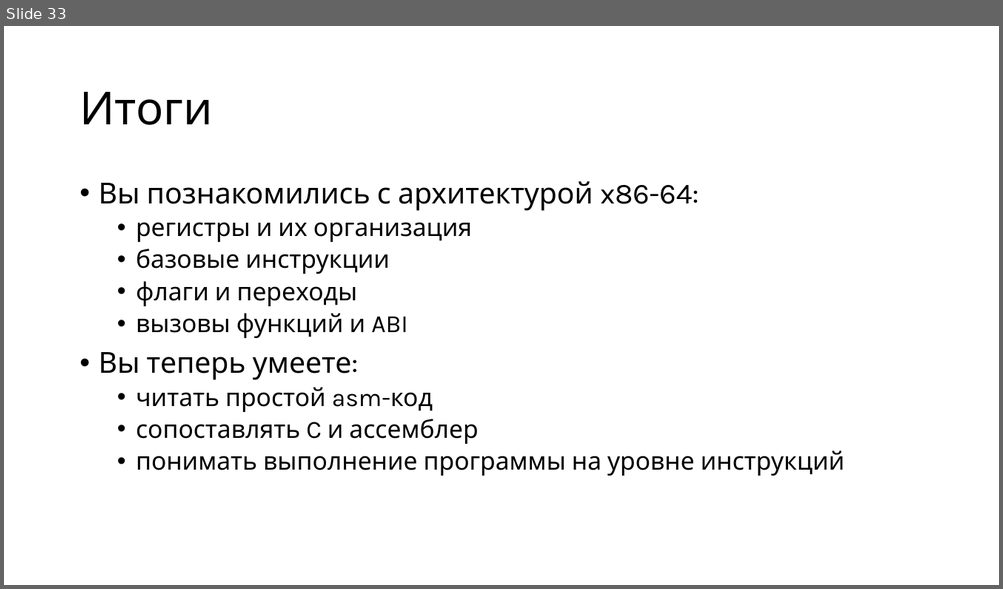
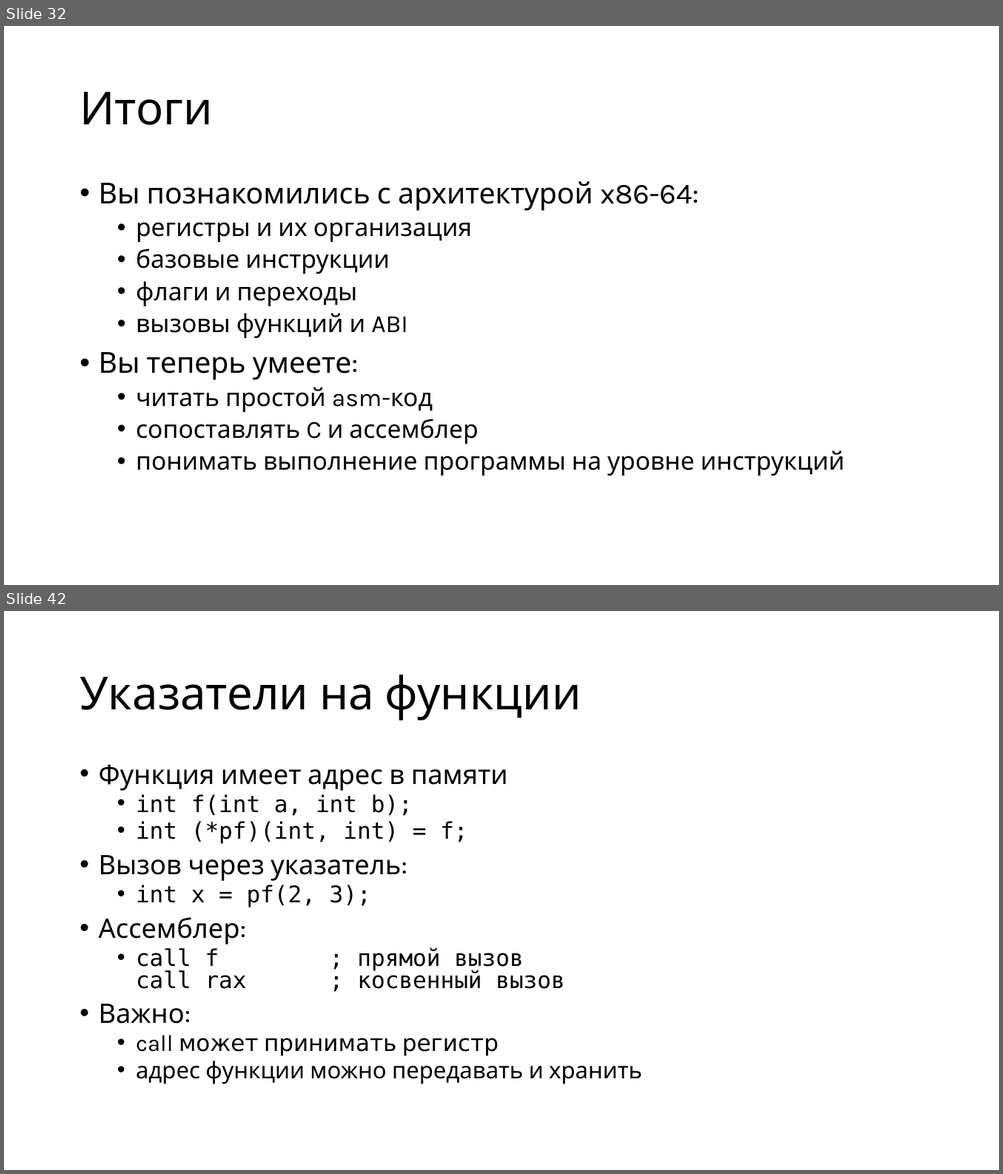
Before and after one commit to alexey-malov/mpp, a slide deck: lectures/13/Intel x86-64 Assembly.pptx. Shown one above the other, each under a label of ours: slide 33 before the commit, slides 32 and 42 after it; the slides between them are not shown. The pictures are 1003x589 and 1003x1174 pixels, drawn with LibreOffice and Linux fonts; fonts in the diff are those of the drawing. Boxes give left, top, right and bottom in pixels: in the first picture for what was removed or moved away, otherwise in the second. Text is boxed around its words. In the diff, an @@ line names an element or a change of style, - is before the commit and + after.

```diff
--- a/lectures/13/Intel x86-64 Assembly.pptx
+++ b/lectures/13/Intel x86-64 Assembly.pptx
@@ slide 42 added at bbox=[4, 611, 999, 1170], background #FFFFFF @@
@@ title added at bbox=[79, 675, 580, 721], 44 pt, text #000000 @@
+Указатели на функции
@@ text added at bbox=[99, 764, 642, 1085], 22.2 pt, text #000000 @@
+• Функция имеет адрес в памяти
+  • int f(int a, int b);
+  • int (*pf)(int, int) = f;
+• Вызов через указатель:
+  • int x = pf(2, 3);
+• Ассемблер:
+  • call f ; прямой вызов
+    call rax ; косвенный вызов
+• Важно:
+  • call может принимать регистр
+  • адрес функции можно передавать и хранить
@@ what was slide 33 is now slide 32 @@
```
Also in this commit, not shown: 45 other slides added, 1 slide removed, 2 other files.
